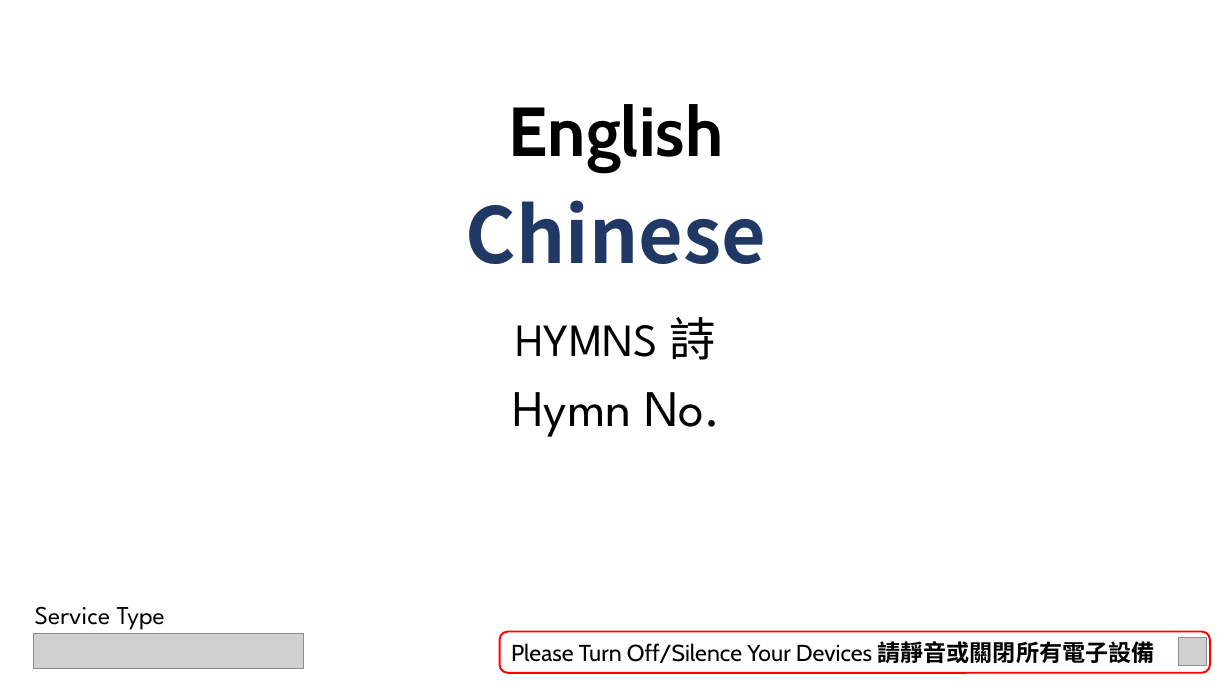
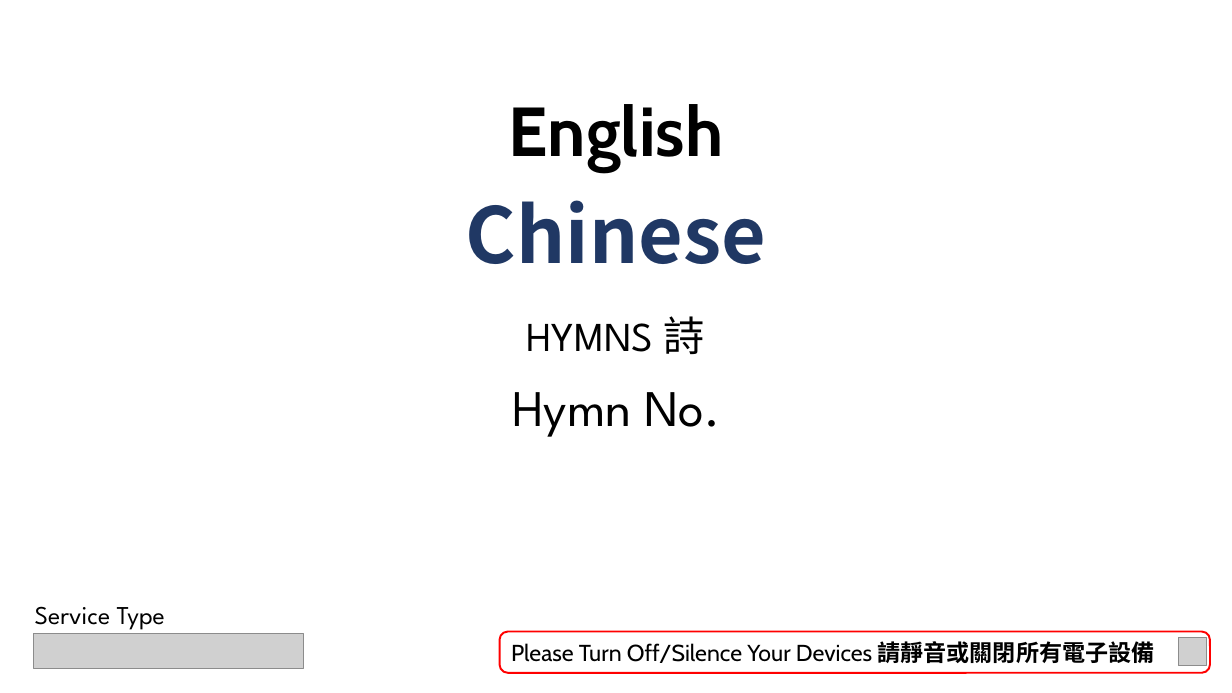
Before and after one commit to calebchanwy/tjc-powerpoint, a slide deck: slide 2 of TJCPowerPoint/Resources/ServiceWidescreen.pptx. Drawn at 1232x693 pixels with LibreOffice and Linux fonts; fonts in the diff are those of the drawing; grey boxes stand for pictures; background and template pictures are left out. Boxes give left, top, right and bottom in pixels: in the first picture for what was removed or moved away, otherwise in the second. Text is boxed around its words. In the diff, an @@ line names an element or a change of style, - is before the commit and + after.

```diff
--- a/TJCPowerPoint/Resources/ServiceWidescreen.pptx
+++ b/TJCPowerPoint/Resources/ServiceWidescreen.pptx
@@ text "HYMNS 詩" at <box>526,316,705,354</box>: size 36 to 32 pt; less space between paragraphs @@
```
Also in this commit, not shown: 1 other slide changed, 14 other files.
